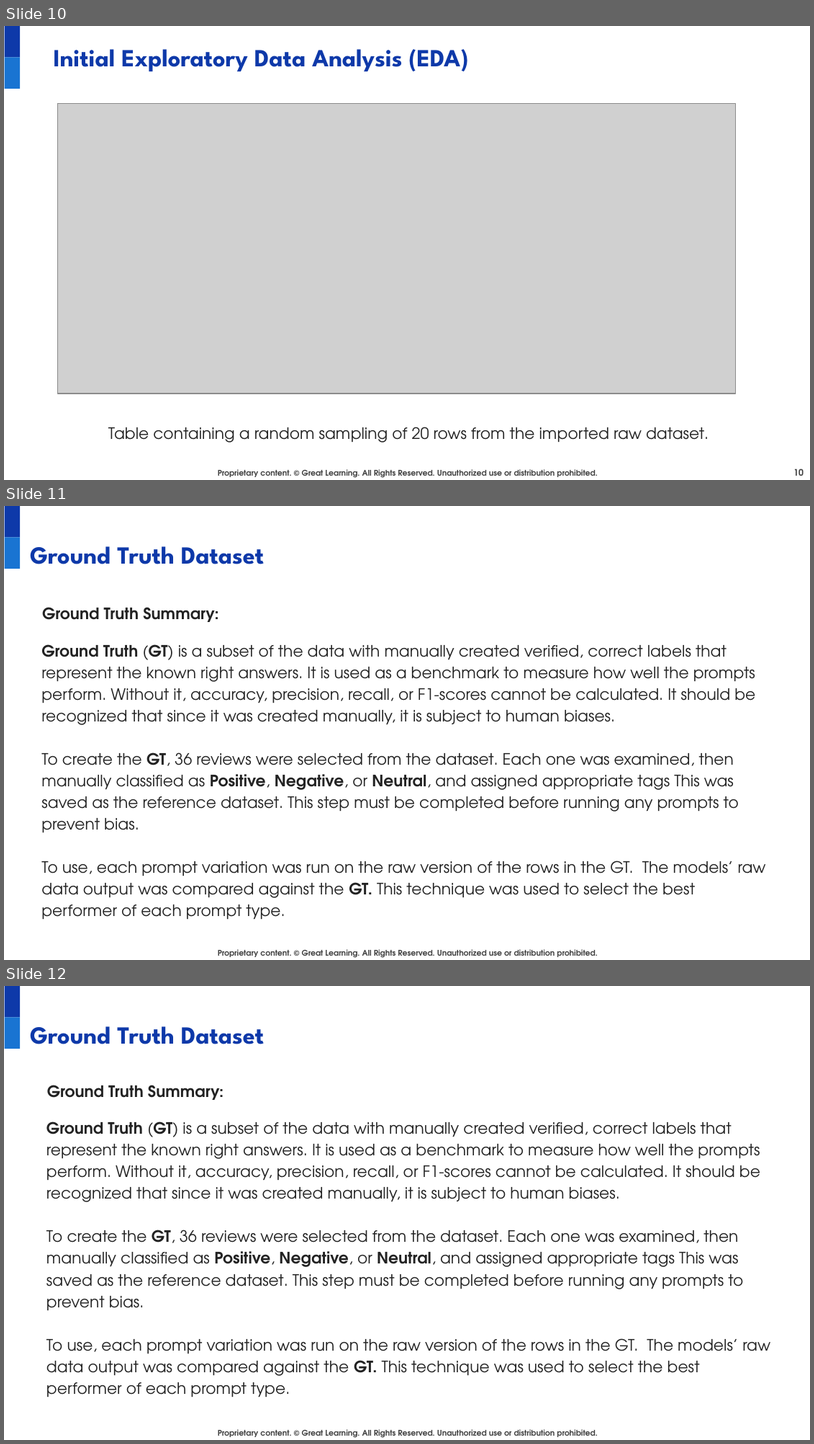
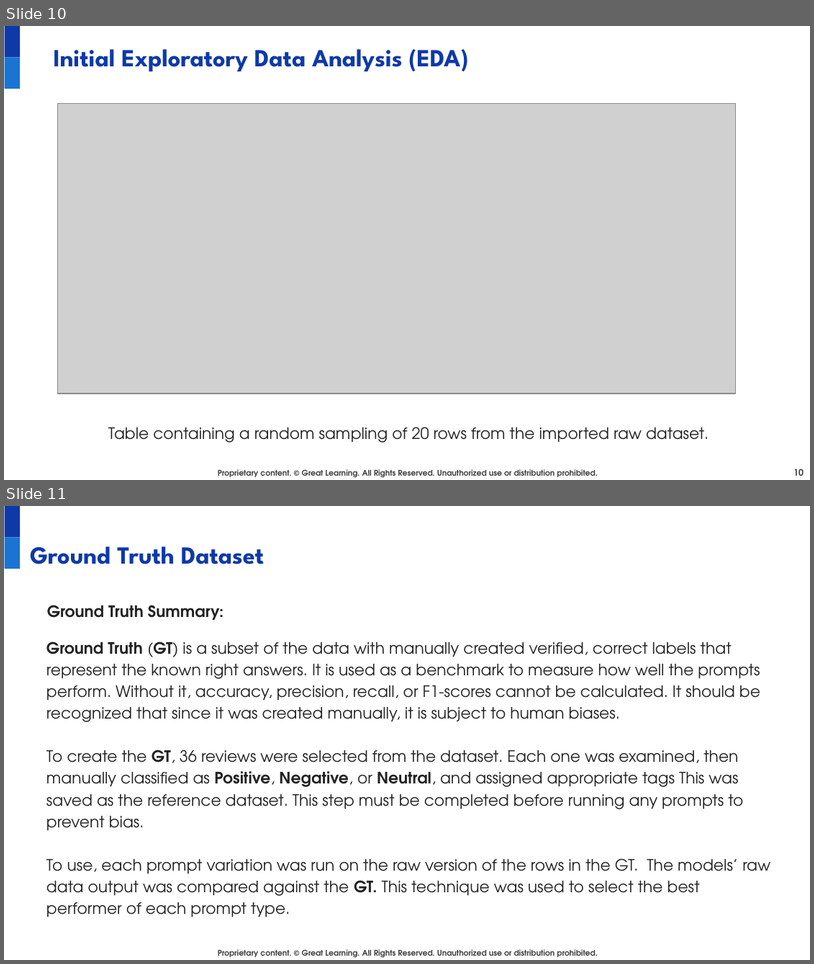
Before and after one commit to juanbucz/GreatLearning-TermProjects, a slide deck: GenAI-Powered Food Delivery Sentiment Analysis/Project Presentation - Business Applications of GenAI - John Buczkowski.pptx. Shown one above the other, each under a label of ours: slides 10, 11 and 12 before the commit, slides 10 and 11 after it. The pictures are 814x1444 and 814x964 pixels, drawn with LibreOffice and Linux fonts; fonts in the diff are those of the drawing; grey boxes stand for pictures; background and template pictures are left out. Boxes give left, top, right and bottom in pixels: in the first picture for what was removed or moved away, otherwise in the second. Text is boxed around its words. In the diff, an @@ line names an element or a change of style, - is before the commit and + after.

Commit message:
GenAI - Food Delivery Sentiment Analysis - Zero-Shot Prompt Analysis

```diff
--- a/GenAI-Powered Food Delivery Sentiment Analysis/Project Presentation - Business Applications of GenAI - John Buczkowski.pptx
+++ b/GenAI-Powered Food Delivery Sentiment Analysis/Project Presentation - Business Applications of GenAI - John Buczkowski.pptx
@@ slide 11 removed at bbox=[4, 506, 810, 960], background #FFFFFF; not listed: 3 template elements that a slide beside it also shows @@
@@ title removed at bbox=[30, 546, 264, 564] @@
-Ground Truth Dataset
@@ text removed at bbox=[41, 607, 766, 919] @@
-Ground Truth Summary:
-Ground Truth (GT) is a subset of the data with manually created verified, correct labels that represent the known right answers. It is used as a benchmark to measure how well the prompts perform. Without it, accuracy, precision, recall, or F1-scores cannot be calculated. It should be recognized that since it was created manually, it is subject to human biases.
-To create the GT, 36 reviews were selected from the dataset. Each one was examined, then manually classified as Positive, Negative, or Neutral, and assigned appropriate tags This was saved as the reference dataset. This step must be completed before running any prompts to prevent bias.
-To use, each prompt variation was run on the raw version of the rows in the GT. The models’ raw data output was compared against the GT. This technique was used to select the best performer of each prompt type.
@@ what was slide 12 is now slide 11 @@
```
Also in this commit, not shown: 13 slides added, 1 other slide removed, 1 other file.
